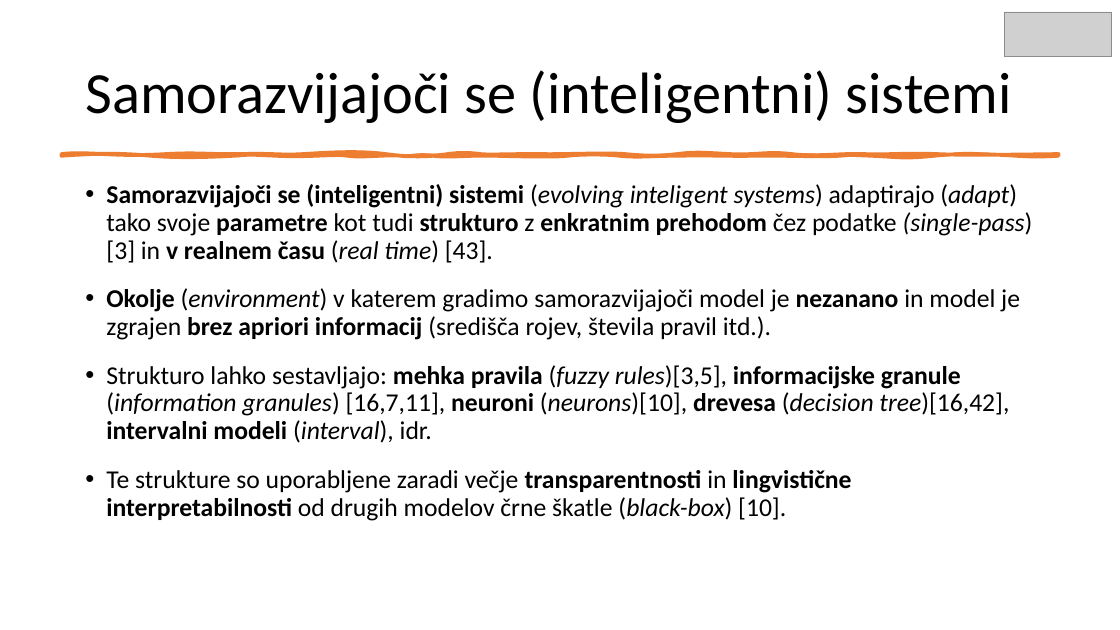
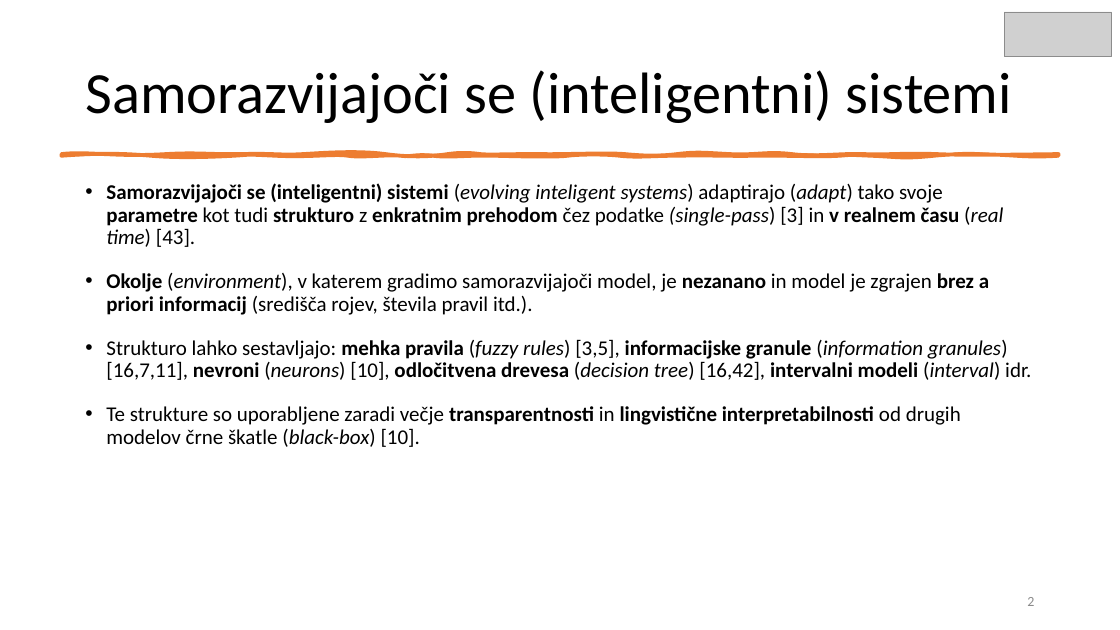
Before and after one commit to mihaozbot/Seminarska-1, a slide deck: slide 2 of Samo razvijajoci se sistemi_v3.pptx. Drawn at 1120x630 pixels with LibreOffice and Linux fonts; fonts in the diff are those of the drawing; grey boxes stand for pictures. Boxes give left, top, right and bottom in pixels: in the first picture for what was removed or moved away, otherwise in the second. Text is boxed around its words. In the diff, an @@ line names an element or a change of style, - is before the commit and + after.

```diff
--- a/Samo razvijajoci se sistemi_v3.pptx
+++ b/Samo razvijajoci se sistemi_v3.pptx
@@ text at (106,183,1003,447): size 22 to 18 pt in "Samorazvijajoči se (inteligentni) sistemi (evolving intelige ...", "Te strukture so uporabljene zaradi večje transparentnosti ..." @@
@@ text at (106,273,1031,380): text changed; size 22 to 18 pt @@
-• Okolje (environment) v katerem gradimo samorazvijajoči model je nezanano in model je zgrajen brez apriori informacij (središča rojev, števila pravil itd.).
-• Strukturo lahko sestavljajo: mehka pravila (fuzzy rules)[3,5], informacijske granule (information granules) [16,7,11], neuroni (neurons)[10], drevesa (decision tree)[16,42], intervalni modeli (interval), idr.
+• Okolje (environment), v katerem gradimo samorazvijajoči model, je nezanano in model je zgrajen brez a priori informacij (središča rojev, števila pravil itd.).
+• Strukturo lahko sestavljajo: mehka pravila (fuzzy rules) [3,5], informacijske granule (information granules) [16,7,11], nevroni (neurons) [10], odločitvena drevesa (decision tree) [16,42], intervalni modeli (interval) idr.
@@ page number added at (1027,597,1034,606), 12 pt, text #8C8C8C @@
+2
```
Also in this commit, not shown: 16 other slides changed, 4 slides added, 1 slide removed, 21 other files.
